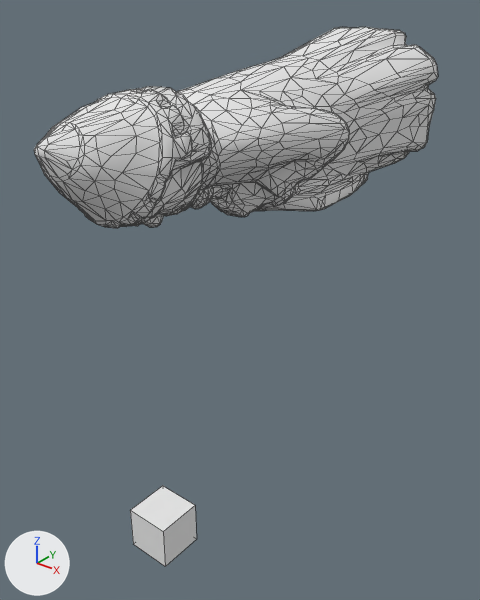
What one commit did to the OBJ model models/bishop_b/object.obj.
Camera for both pictures: a 50 mm camera at (16.55, -15.29, 21.88) aimed at (5.53, -1.51, 13.34). The axes (+X, +Y, +Z) are drawn at lower left. The lights are the same throughout. Mesh edges are drawn as thin lines. Where no turn or scale is listed for an object, it has been applied to the vertices.

Script lines for the objects in view, before the commit:
```python
me_cube = bpy.data.meshes.new('Cube')
me_cube.from_pydata(...)  # a box spanning x -1.0..1.0, y -1.0..1.0, z -1.0..1.0
me_cube.materials.append(mat_material)  # white #e7e7e7
me_object = bpy.data.meshes.new('object')
me_object.from_pydata(...)  # 1994 vertices, 3778 faces; spans x 6.4..10.29, y -9.68..-0.01, z 17.24..20.83
me_object.materials.append(mat_12948_stone_chess_bishop_side_b)  # white #e7e7e7
ob_cube = bpy.data.objects.new('Cube', me_cube)
ob_cube.location = (0.0, 0.0, 0.0)
ob_object = bpy.data.objects.new('object', me_object)
ob_object.location = (0.0, 0.0, 0.0)
```
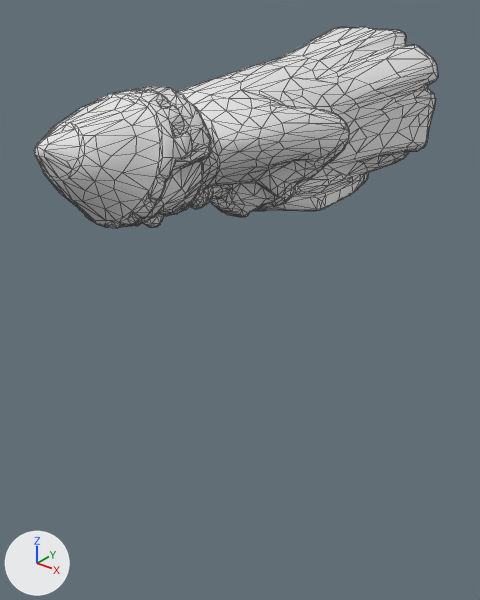
What differs and where, as boxes [x1, y1, x2, y2] in the pictures (480 x 600 px):
'Cube', deleted: before [130, 486, 197, 567]

What changed in the scene script:
```text
Remove ob_cube:
    ob_cube = bpy.data.objects.new('Cube', me_cube)
    ob_cube.location = (0.0, 0.0, 0.0)
```
